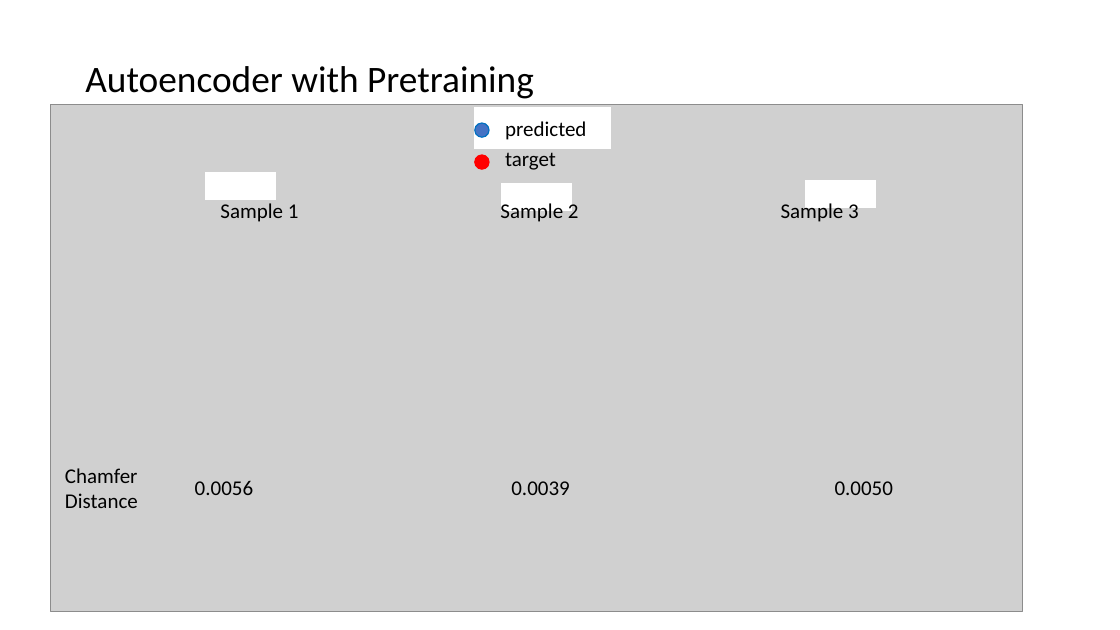
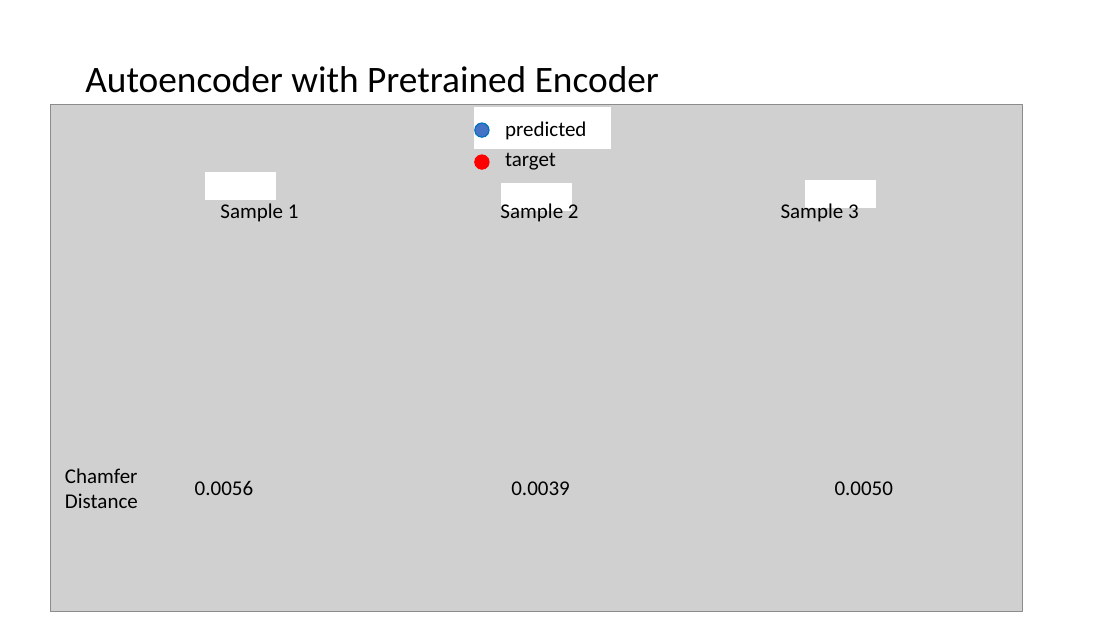
Before and after one commit to Jankula/tum-adlr-ss26-07, a slide deck: slide 6 of diffusion/Christian/Präsentationen/27_05_26.pptx. Drawn at 1120x630 pixels with LibreOffice and Linux fonts; fonts in the diff are those of the drawing; grey boxes stand for pictures. Boxes give left, top, right and bottom in pixels: in the first picture for what was removed or moved away, otherwise in the second. Text is boxed around its words. In the diff, an @@ line names an element or a change of style, - is before the commit and + after.

```diff
--- a/diffusion/Christian/Präsentationen/27_05_26.pptx
+++ b/diffusion/Christian/Präsentationen/27_05_26.pptx
@@ title at (85,66,659,93): text changed @@
-Autoencoder with Pretraining
+Autoencoder with Pretrained Encoder
```
Also in this commit, not shown: 9 other slides changed, 3 slides added, 1 slide removed.
